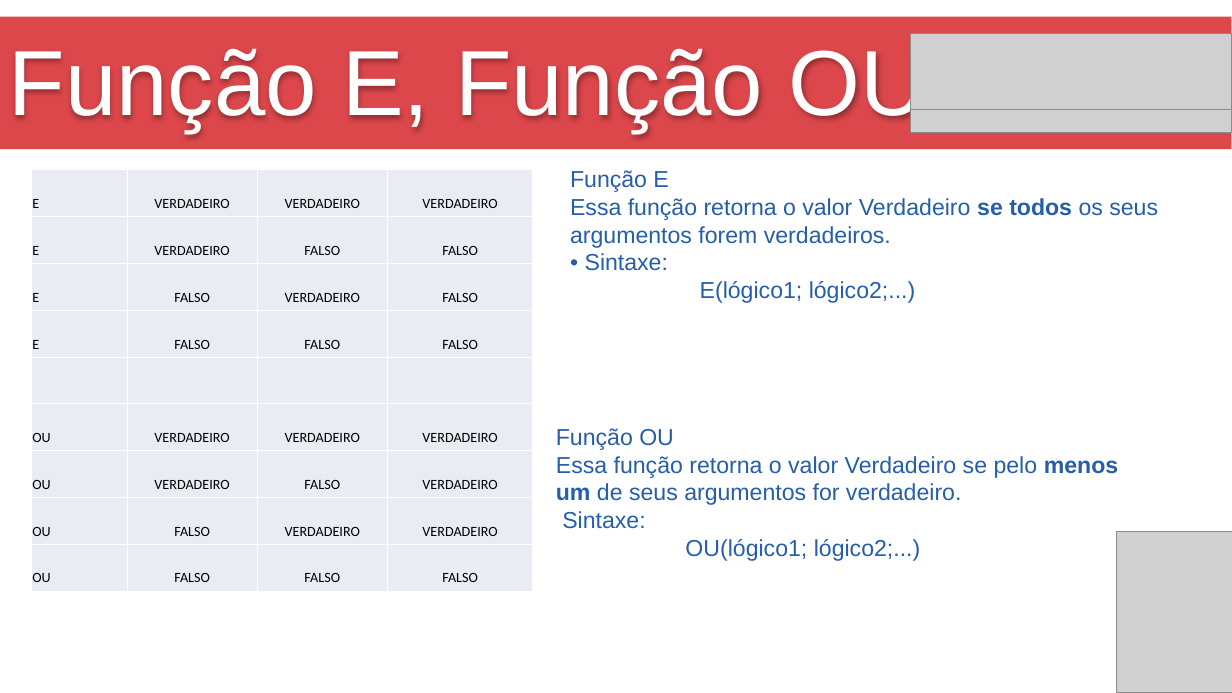
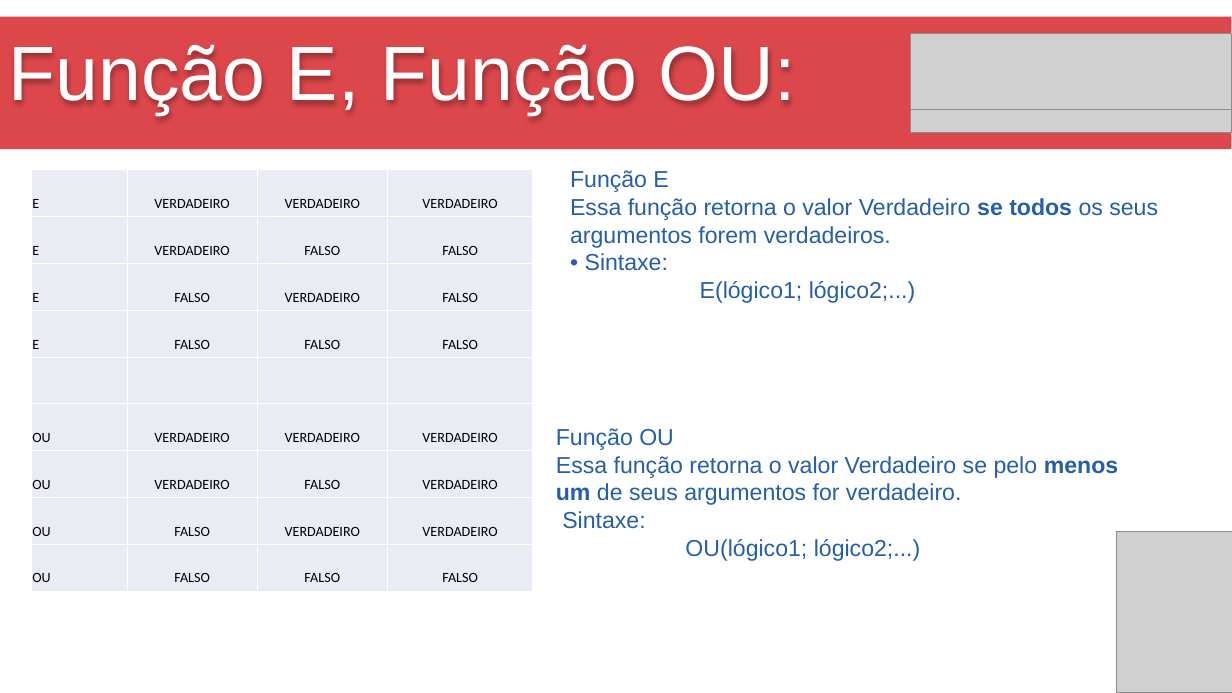
Before and after one commit to Marcsuper/TeachX, a slide deck: slide 5 of Turma Intensivo - 439 - Noite Julho 2017/Aula 3/Aula de Excel 3.pptx (slide 3 before the commit). Drawn at 1232x693 pixels with LibreOffice and Linux fonts; fonts in the diff are those of the drawing; grey boxes stand for pictures. Boxes give left, top, right and bottom in pixels: in the first picture for what was removed or moved away, otherwise in the second. Text is boxed around its words. In the diff, an @@ line names an element or a change of style, - is before the commit and + after.

```diff
--- a/Turma Intensivo - 439 - Noite Julho 2017/Aula 3/Aula de Excel 3.pptx
+++ b/Turma Intensivo - 439 - Noite Julho 2017/Aula 3/Aula de Excel 3.pptx
@@ title "Função E, Função OU:" at box(9, 44, 796, 115): size 72 to 60 pt; size 88 to 60 pt in "OU:" @@
```
Also in this commit, not shown: 2 other slides changed, 7 slides added, 15 other files.
